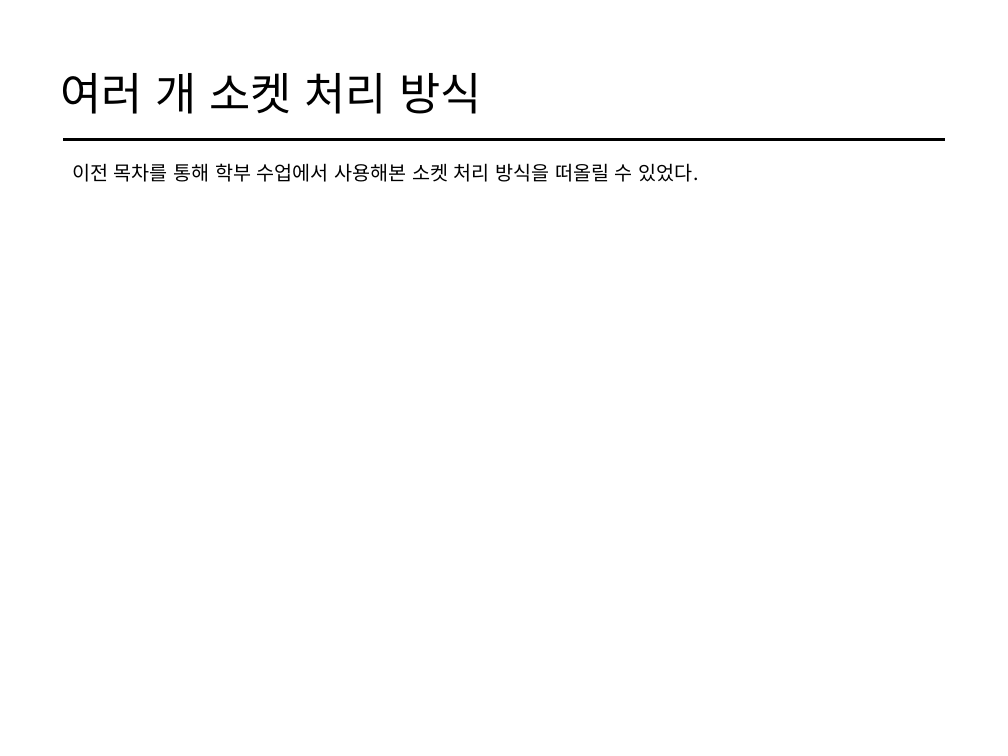
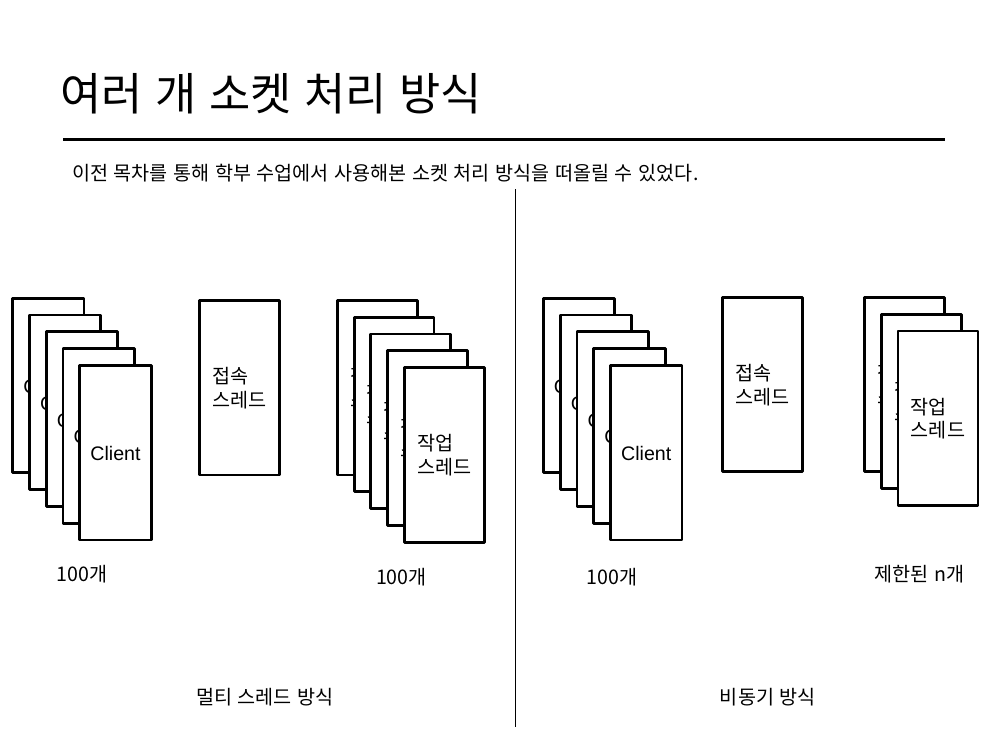
Before and after one commit to cs-study-org/cs-study, a slide deck: slide 10 of 16/yongki/WebServer.pptx. Drawn at 1008x756 pixels with LibreOffice and Linux fonts; fonts in the diff are those of the drawing. Boxes give left, top, right and bottom in pixels: in the first picture for what was removed or moved away, otherwise in the second. Text is boxed around its words. In the diff, an @@ line names an element or a change of style, - is before the commit and + after.

```diff
--- a/16/yongki/WebServer.pptx
+++ b/16/yongki/WebServer.pptx
@@ line added from (516, 190) to (516, 727), #000000 0.75 pt @@
@@ rectangle added at (13, 298, 85, 473), fill #FFFFFF, outline #000000 2 pt, 14 pt, text #000000 @@
+Client
@@ rectangle added at (543, 298, 615, 473), fill #FFFFFF, outline #000000 2 pt, 14 pt, text #000000 @@
+Client
@@ rectangle added at (723, 297, 802, 472), fill #FFFFFF, outline #000000 2 pt, 14 pt, text #000000 @@
+접속
+스레드
@@ rectangle added at (865, 297, 944, 472), fill #FFFFFF, outline #000000 2 pt, 14 pt, text #000000 @@
+작업
+스레드
@@ rectangle added at (29, 316, 101, 490), fill #FFFFFF, outline #000000 2 pt, 14 pt, text #000000 @@
+Client
@@ rectangle added at (200, 300, 279, 475), fill #FFFFFF, outline #000000 2 pt, 14 pt, text #000000 @@
+접속
+스레드
@@ rectangle added at (338, 300, 417, 475), fill #FFFFFF, outline #000000 2 pt, 14 pt, text #000000 @@
+작업
+스레드
@@ rectangle added at (354, 318, 433, 492), fill #FFFFFF, outline #000000 2 pt, 14 pt, text #000000 @@
+작업
+스레드
@@ rectangle added at (560, 316, 632, 490), fill #FFFFFF, outline #000000 2 pt, 14 pt, text #000000 @@
+Client
@@ rectangle added at (881, 314, 961, 489), fill #FFFFFF, outline #000000 2 pt, 14 pt, text #000000 @@
+작업
+스레드
@@ rectangle added at (46, 332, 118, 506), fill #FFFFFF, outline #000000 2 pt, 14 pt, text #000000 @@
+Client
@@ rectangle added at (64, 349, 135, 523), fill #FFFFFF, outline #000000 2 pt, 14 pt, text #000000 @@
+Client
@@ rectangle added at (371, 334, 451, 508), fill #FFFFFF, outline #000000 2 pt, 14 pt, text #000000 @@
+작업
+스레드
@@ rectangle added at (388, 351, 468, 525), fill #FFFFFF, outline #000000 2 pt, 14 pt, text #000000 @@
+작업
+스레드
@@ rectangle added at (577, 332, 648, 506), fill #FFFFFF, outline #000000 2 pt, 14 pt, text #000000 @@
+Client
@@ rectangle added at (594, 349, 665, 523), fill #FFFFFF, outline #000000 2 pt, 14 pt, text #000000 @@
+Client
@@ rectangle added at (898, 331, 978, 505), fill #FFFFFF, outline #000000 2 pt, 14 pt, text #000000 @@
+작업
+스레드
@@ rectangle added at (80, 366, 151, 540), fill #FFFFFF, outline #000000 2 pt, 14 pt, text #000000 @@
+Client
@@ rectangle added at (404, 368, 484, 542), fill #FFFFFF, outline #000000 2 pt, 14 pt, text #000000 @@
+작업
+스레드
@@ rectangle added at (611, 366, 682, 540), fill #FFFFFF, outline #000000 2 pt, 14 pt, text #000000 @@
+Client
@@ text added at (57, 564, 108, 583), 14 pt, text #000000 @@
+100개
@@ text added at (376, 567, 427, 586), 14 pt, text #000000 @@
+100개
@@ text added at (586, 567, 637, 586), 14 pt, text #000000 @@
+100개
@@ text added at (874, 564, 964, 583), 14 pt, text #000000 @@
+제한된 n개
@@ text added at (196, 687, 333, 706), 14 pt, text #000000 @@
+멀티 스레드 방식
@@ text added at (720, 687, 816, 706), 14 pt, text #000000 @@
+비동기 방식
```
Also in this commit, not shown: 4 other slides changed, 1 slide added, 1 slide removed, 2 other files.
